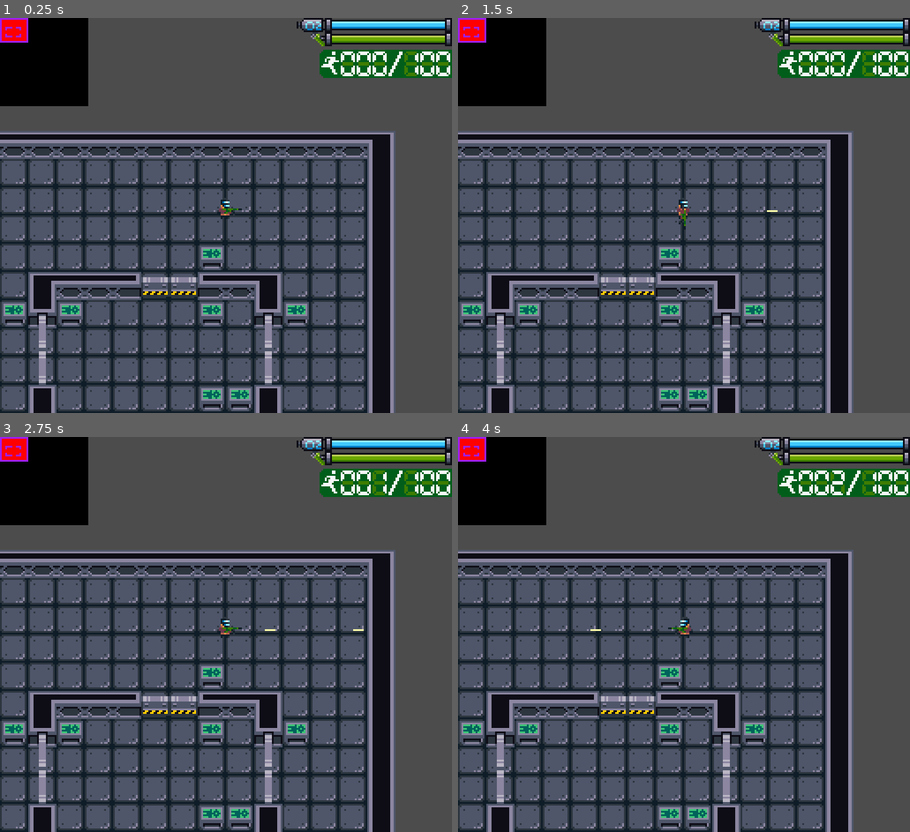
Above: before the commit, frames 1-4 (two rows, left to right).
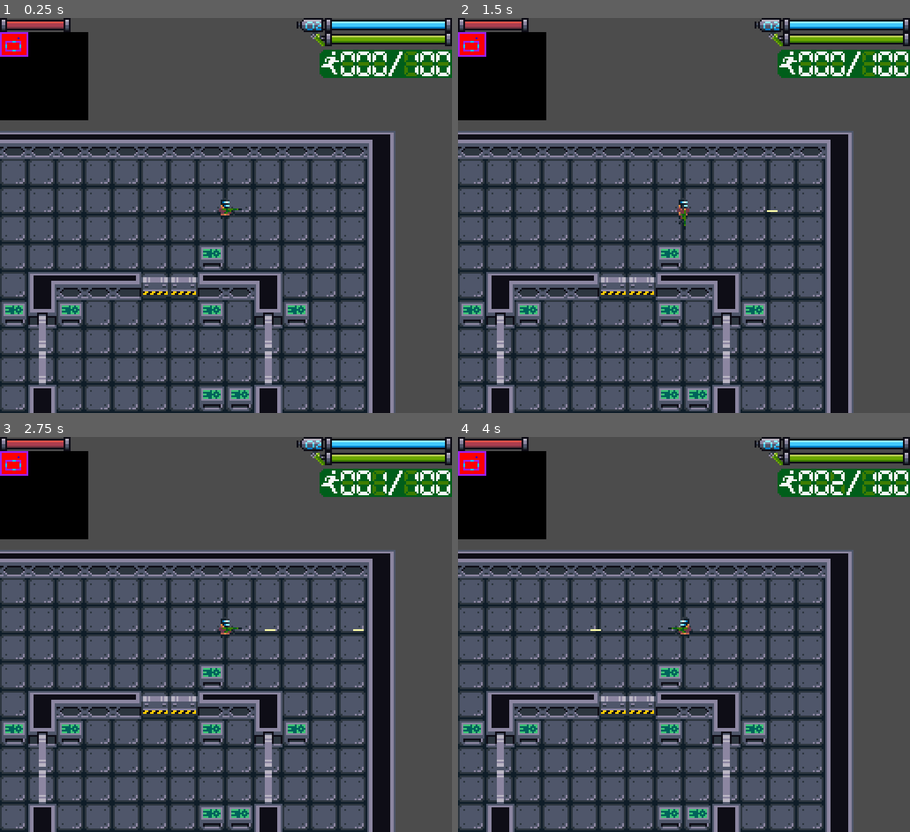
Above: after the commit, the same moments.

Repository: SpaceyLake/Abandon-Ship-LD50
Game: Godot game, scene res://TestWorld.tscn
Same seed, same stepped clock (60 frames per second), same inputs: the game is played once before the commit and once after it. The engine's default icon, where the game draws it, is replaced by a stand-in: a white triangle on a blue panel in a dark square.
Inputs:
- Up to frame 1 (0.25 s): no input
- Up to frame 2 (1.5 s): tap Enter at 0.5 s; hold Right (fire_right) 0.53-1.28 s; tap Space (interact) at 0.6, 1.25, 1.35 s; hold Down (fire_down) from 1.28 s (still down)
- Up to frame 3 (2.75 s): release Down (fire_down) at 2.03 s; hold Right (fire_right) from 2.03 s (still down); tap Space (interact) at 2.1 s
- Up to frame 4 (4 s): tap Enter at 2.75 s; release Right (fire_right) at 2.78 s; hold Up (fire_up) 2.78-3.53 s; tap Space (interact) at 2.85, 3.5, 3.6 s; hold Left (fire_left) from 3.53 s (still down)

The runs differ from the first frame. In frame 1, 1.6% of the frame differs, in the area x 0-20%, y 0-26%; in frame 2, 1.6%; in frame 3, 1.6%; in frame 4, 1.6%.

Commit message:
Added player and doors to minimap

Diff:
--- a/Doors/HDoor.gd
+++ b/Doors/HDoor.gd
@@ -1,4 +1,6 @@
 extends Node2D
+
+signal _sync_map(_opened)
 
 export var _closing_time : float = 1
 
@@ -7,6 +9,7 @@
 onready var _animation_player = $AnimationPlayer
 
 func _ready():
+	add_to_group("HDoors")
 	set_open_close_time(_closing_time)
 
 func get_is_open():
@@ -18,9 +21,11 @@
 func open():
 	if !_is_open:
 		_animation_player.play("OpenClose")
+		emit_signal("_sync_map", true)
 	_is_open = true
 
 func close():
 	if _is_open:
 		_animation_player.play_backwards("OpenClose")
+		emit_signal("_sync_map", false)
 	_is_open = false
--- a/Doors/VDoor.gd
+++ b/Doors/VDoor.gd
@@ -1,4 +1,6 @@
 extends Node2D
+
+signal _sync_map(_opened)
 
 export var _closing_time : float = 1
 
@@ -7,6 +9,7 @@
 onready var _animation_player = $AnimationPlayer
 
 func _ready():
+	add_to_group("VDoors")
 	set_open_close_time(_closing_time)
 
 func get_is_open():
@@ -18,9 +21,11 @@
 func open():
 	if !_is_open:
 		_animation_player.play("OpenClose")
+		emit_signal("_sync_map", true)
 	_is_open = true
 
 func close():
 	if _is_open:
 		_animation_player.play_backwards("OpenClose")
+		emit_signal("_sync_map", false)
 	_is_open = false
--- a/Global.gd
+++ b/Global.gd
@@ -12,3 +12,10 @@
 	parent.add_child(node_instance)
 	node_instance.global_position = location
 	return node_instance
+
+func instance_control_node(node, location, parent):
+	if parent == null: return null
+	var node_instance = node.instance()
+	parent.add_child(node_instance)
+	node_instance.rect_global_position = location
+	return node_instance
--- a/Player/Player.gd
+++ b/Player/Player.gd
@@ -2,6 +2,7 @@
 
 signal health_changed(health)
 signal max_health_changed(max_health)
+signal _sync_map(_position)
 
 const _max_health = 10
 var _health = 10
@@ -55,7 +56,7 @@
 	if abs(_velocity.x) < _minimum_velocity: _velocity = Vector2(0, _velocity.y)
 	if abs(_velocity.y) < _minimum_velocity: _velocity = Vector2(_velocity.x, 0)
 	_velocity = move_and_slide(_velocity, Vector2.ZERO, false)
-
+	emit_signal("_sync_map", global_position)
 	_fire_input = Vector2.ZERO
 	if Input.is_action_pressed("fire_up"): _fire_input = Vector2.UP
 	if Input.is_action_pressed("fire_down"): _fire_input = Vector2.DOWN
--- a/TestWorld.tscn
+++ b/TestWorld.tscn
@@ -21,12 +21,6 @@
 one_shot = true
 
 [node name="OxygenRegenTimer" type="Timer" parent="."]
-
-[node name="UI" parent="." instance=ExtResource( 7 )]
-
-[node name="Player" parent="." instance=ExtResource( 1 )]
-position = Vector2( 160, 48 )
-_weapon = ExtResource( 4 )
 
 [node name="HDoor" parent="." instance=ExtResource( 5 )]
 position = Vector2( 112, 160 )
@@ -91,3 +85,9 @@
 [node name="ControlPanel8" parent="." instance=ExtResource( 9 )]
 position = Vector2( 168, 152 )
 _door_path = NodePath("../VDoor2")
+
+[node name="UI" parent="." instance=ExtResource( 7 )]
+
+[node name="Player" parent="." instance=ExtResource( 1 )]
+position = Vector2( 160, 48 )
+_weapon = ExtResource( 4 )
--- /dev/null
+++ b/UI/DoorMarker.gd
@@ -0,0 +1,10 @@
+extends Control
+
+onready var _animation_player : AnimationPlayer = $AnimationPlayer
+
+func _ready():
+	_animation_player.play("Close")
+
+func _set_open(open):
+	if open: _animation_player.play("Open")
+	else: _animation_player.play("Close")
--- a/UI/HDoorMarker.tscn
+++ b/UI/HDoorMarker.tscn
@@ -1,4 +1,6 @@
-[gd_scene load_steps=4 format=2]
+[gd_scene load_steps=5 format=2]
+
+[ext_resource path="res://UI/DoorMarker.gd" type="Script" id=1]
 
 [sub_resource type="Animation" id=1]
 resource_name = "Close"
@@ -84,6 +86,7 @@
 [node name="HDoorMarker" type="Control"]
 anchor_right = 1.0
 anchor_bottom = 1.0
+script = ExtResource( 1 )
 
 [node name="ColorRect" type="ColorRect" parent="."]
 margin_left = -1.0
--- a/UI/Minimap.gd
+++ b/UI/Minimap.gd
@@ -1,11 +1,16 @@
-extends TextureRect
+extends Control
 
 export var _map_size : Vector2 = Vector2(50, 50)
+onready var _map : TextureRect = $Minimap
+export var _player_marker_resource : PackedScene
+export var _h_door_marker_resource : PackedScene
+export var _v_door_marker_resource : PackedScene
+var _player_marker : Control
+var _h_door_markers : Array = []
+var _v_door_markers : Array = []
 
 func _ready():
-	var world = get_parent().get_parent().get_parent()
-	var world_floor_positions = world.get_node("Floor").get_used_cells()
-	var world_walls_positions = world.get_node("Walls").get_used_cells()
+	var world = get_parent().get_parent()
 	var imageTexture = ImageTexture.new()
 	var dynImage = Image.new()
 
@@ -13,13 +18,38 @@
 	dynImage.fill(Color(0, 0, 0, 1))
 	dynImage.lock()
 
+	var world_floor_positions = world.get_node("Floor").get_used_cells()
 	for cell in world_floor_positions:
 		dynImage.set_pixel(cell.x, cell.y, Color.red)
 
+	var world_walls_positions = world.get_node("Walls").get_used_cells()
 	for cell in world_walls_positions:
 		dynImage.set_pixel(cell.x, cell.y, Color.purple)
 
 	imageTexture.create_from_image(dynImage)
-	self.texture = imageTexture
+	_map.texture = imageTexture
 
-	imageTexture.resource_name = "The created texture!"
+	imageTexture.resource_name = "Minimap"
+
+	var player = world.get_node("Player")
+	_player_marker = Global.instance_control_node(_player_marker_resource, rect_global_position + (player.global_position/16).floor(), self)
+	player.connect("_sync_map", self, "_sync_player")
+
+	var world_objects = world.get_children()
+	for object in world_objects:
+		if object.is_in_group("HDoors"):
+			object.connect("_sync_map", self, "_sync_h_door", [_h_door_markers.size()])
+			_h_door_markers.append(Global.instance_control_node(_h_door_marker_resource, rect_global_position + (object.global_position/16).floor(), self))
+		if object.is_in_group("VDoors"):
+			object.connect("_sync_map", self, "_sync_v_door", [_v_door_markers.size()])
+			_v_door_markers.append(Global.instance_control_node(_v_door_marker_resource, rect_global_position + (object.global_position/16).floor(), self))
+			pass
+
+func _sync_player(_position):
+	_player_marker.rect_global_position = rect_global_position + (_position/16).floor()
+
+func _sync_h_door(is_open, index):
+	_h_door_markers[index]._set_open(is_open)
+
+func _sync_v_door(is_open, index):
+	_v_door_markers[index]._set_open(is_open)
--- a/UI/UI.tscn
+++ b/UI/UI.tscn
@@ -11,6 +11,9 @@
 [ext_resource path="res://Sprites/Terrain/seven_segment.png" type="Texture" id=9]
 [ext_resource path="res://Sprites/Gui/bar_evac.png" type="Texture" id=10]
 [ext_resource path="res://UI/Minimap.gd" type="Script" id=11]
+[ext_resource path="res://UI/PlayerMarker.tscn" type="PackedScene" id=12]
+[ext_resource path="res://UI/HDoorMarker.tscn" type="PackedScene" id=13]
+[ext_resource path="res://UI/VDoorMarker.tscn" type="PackedScene" id=14]
 
 [node name="UI" type="CanvasLayer"]
 script = ExtResource( 1 )
@@ -147,10 +150,16 @@
 hframes = 10
 
 [node name="Minimap" type="Control" parent="."]
+anchor_top = 0.036
+anchor_bottom = 0.036
+margin_top = -0.0640001
 margin_right = 40.0
-margin_bottom = 40.0
+margin_bottom = 39.936
+script = ExtResource( 11 )
+_player_marker_resource = ExtResource( 12 )
+_h_door_marker_resource = ExtResource( 13 )
+_v_door_marker_resource = ExtResource( 14 )
 
 [node name="Minimap" type="TextureRect" parent="Minimap"]
 margin_right = 40.0
 margin_bottom = 40.0
-script = ExtResource( 11 )
--- a/UI/VDoorMarker.tscn
+++ b/UI/VDoorMarker.tscn
@@ -1,4 +1,6 @@
-[gd_scene load_steps=4 format=2]
+[gd_scene load_steps=5 format=2]
+
+[ext_resource path="res://UI/DoorMarker.gd" type="Script" id=1]
 
 [sub_resource type="Animation" id=1]
 resource_name = "Close"
@@ -84,6 +86,7 @@
 [node name="VDoorMarker" type="Control"]
 margin_right = 40.0
 margin_bottom = 40.0
+script = ExtResource( 1 )
 
 [node name="ColorRect" type="ColorRect" parent="."]
 margin_top = -1.0
Not shown: 1 places in UI/UI.tscn that only renumber resources
